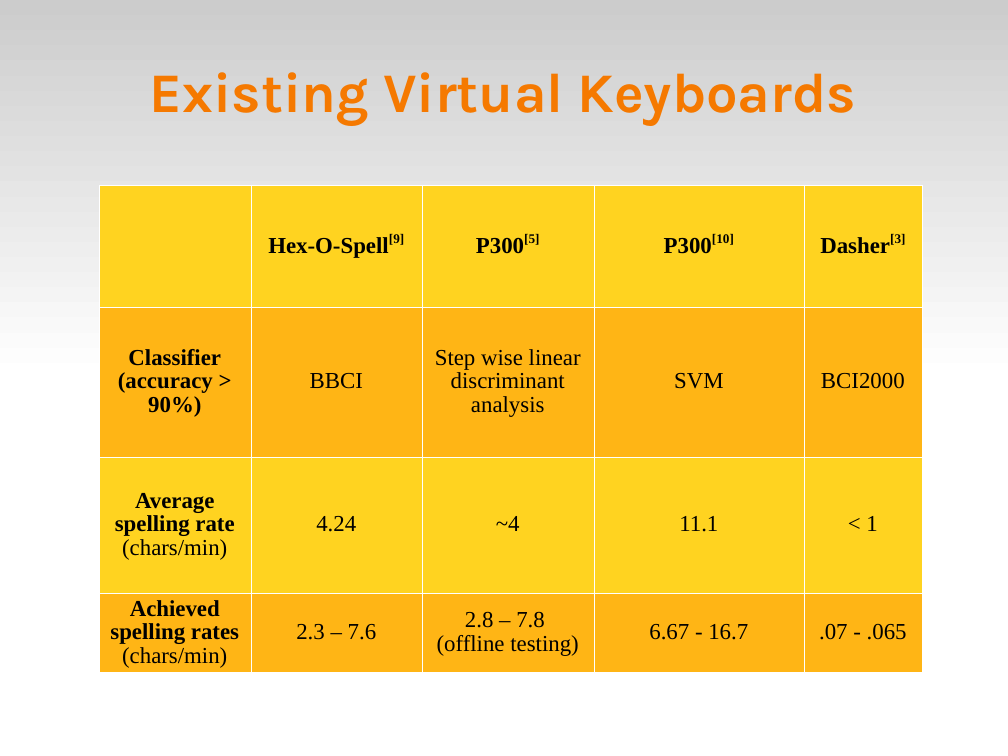
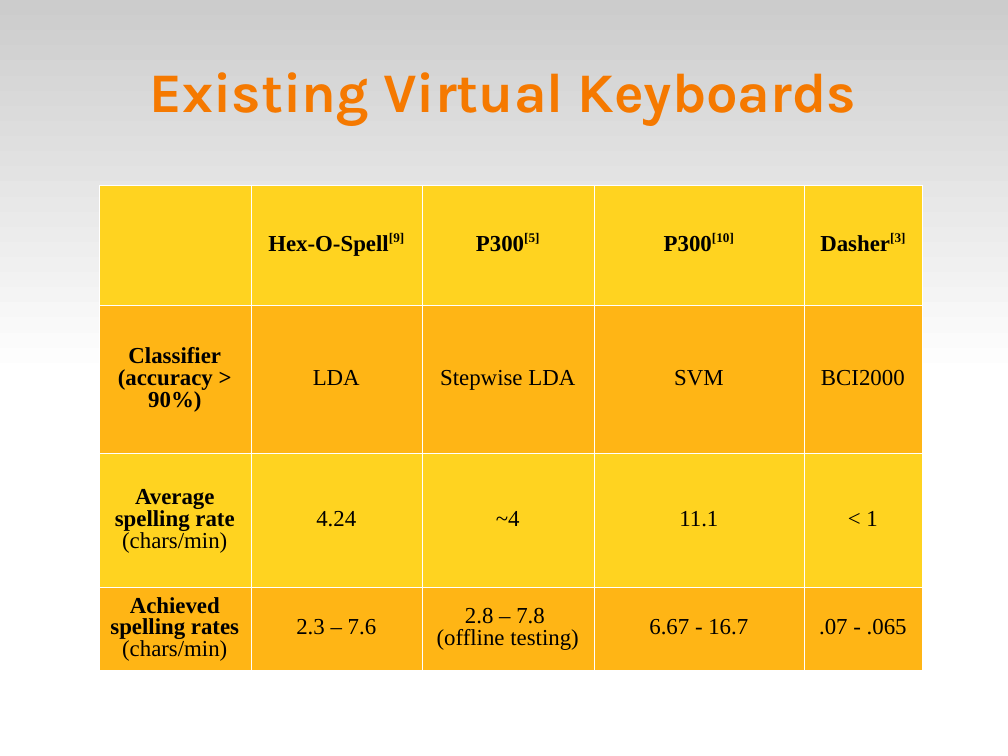
Before and after one commit to abdullah38rcc/BCI-Virtual-Keyboard, a slide deck: slide 10 of master's/docs/virtKey.ppt. Drawn at 1008x756 pixels with LibreOffice and Linux fonts; fonts in the diff are those of the drawing. Boxes give left, top, right and bottom in pixels: in the first picture for what was removed or moved away, otherwise in the second. Text is boxed around its words. In the diff, an @@ line names an element or a change of style, - is before the commit and + after.

```diff
--- a/master's/docs/virtKey.ppt
+++ b/master's/docs/virtKey.ppt
@@ table at (99, 185, 922, 670) @@
-row 2, column 2: BBCI
+row 2, column 2: LDA
-row 2, column 3: Step wise linear discriminant analysis
+row 2, column 3: Stepwise LDA
@@ line spacing 0.93 to 0.86 @@
```
Also in this commit, not shown: 4 other slides changed, 7 other files.
